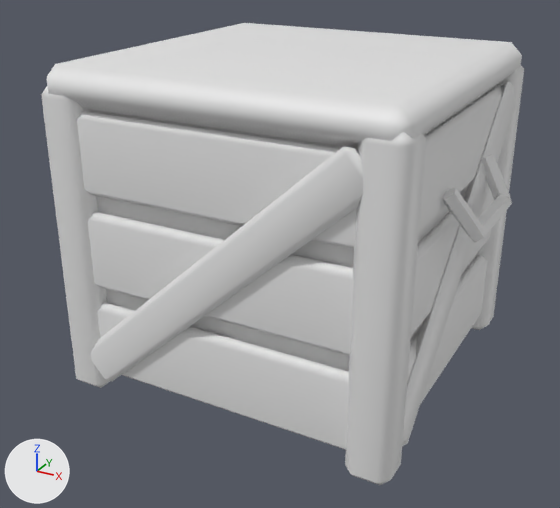
What one commit did to the FBX model Content/TheFinalTake/Meshes/Studio/Props/SM_Prop_PropCrate.fbx.
One viewpoint serves both versions: a camera (50 mm lens) standing at (0.585, -1.134, 0.745) and looking at (-0.016, -0.042, 0.2). The lights are fixed; the arrows at lower left show +X, +Y and +Z. The picture after the commit comes second. Where no turn or scale is listed for an object, it has been applied to the vertices.

Names of what the first picture shows: 'SM_Prop_PropCrate'.
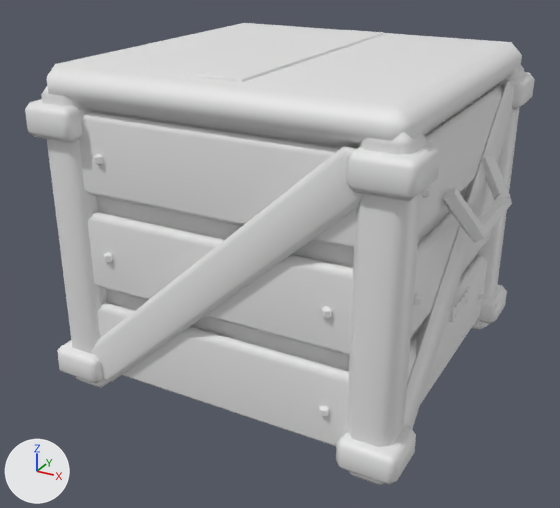
Patch to the scene script:
```diff
--- a/Content/TheFinalTake/Meshes/Studio/Props/SM_Prop_PropCrate.fbx.py
+++ b/Content/TheFinalTake/Meshes/Studio/Props/SM_Prop_PropCrate.fbx.py
@@ me_sm_prop_propcrate_001 @@
 # used by ob_sm_prop_propcrate; location = (0.0, 0.0, 0.0)
-me_sm_prop_propcrate_001.from_pydata(...)  # 600 vertices, 1104 faces; spans x -0.343..0.343, y -0.296..0.296, z -0.011..0.541
+me_sm_prop_propcrate_001.from_pydata(...)  # 1824 vertices, 3396 faces; spans x -0.343..0.343, y -0.312..0.312, z -0.011..0.545
+# me_sm_prop_propcrate_001 part 1: a new loose piece, a UV sphere (6 segments, 3 rings, poles along z) spanning x 0.277..0.291, y -0.198..-0.182, z 0.401..0.419, in mat_m_ft_vertex (white #e7e7e7)
+# me_sm_prop_propcrate_001 part 2: a new loose piece, a UV sphere (6 segments, 3 rings, poles along z) spanning x 0.183..0.197, y -0.292..-0.276, z 0.081..0.099, in mat_m_ft_vertex (white #e7e7e7)
+# me_sm_prop_propcrate_001 part 3: a new loose piece, a UV sphere (6 segments, 3 rings, poles along z) spanning x 0.183..0.197, y -0.292..-0.276, z 0.241..0.259, in mat_m_ft_vertex (white #e7e7e7)
+# me_sm_prop_propcrate_001 part 4: a new loose piece, a UV sphere (6 segments, 3 rings, poles along z) spanning x -0.197..-0.183, y -0.292..-0.276, z 0.241..0.259, in mat_m_ft_vertex (white #e7e7e7)
+# me_sm_prop_propcrate_001 part 5: a new loose piece, a UV sphere (6 segments, 3 rings, poles along z) spanning x -0.197..-0.183, y -0.292..-0.276, z 0.401..0.419, in mat_m_ft_vertex (white #e7e7e7)
+# me_sm_prop_propcrate_001 part 6: 664 vertices added at x 0.218..0.312, y -0.312..0.311, z 0.013..0.172
+# me_sm_prop_propcrate_001 part 7: 144 vertices added at x -0.311..0.312, y -0.312..0.312, z 0.283..0.545
+# me_sm_prop_propcrate_001 part 8: 24 vertices added at x -0.311..-0.219, y -0.311..-0.219, z 0.014..0.066
+# other edits to the shape of me_sm_prop_propcrate_001 do not show in these pictures
 me_sm_prop_propcrate_001.materials.append(mat_m_ft_vertex)
```

Where the change shows, as pixel boxes [x1, y1, x2, y2] in the pictures (560 x 508 px):
'SM_Prop_PropCrate', reshaped
    before: [41, 23, 524, 485]
    after: [25, 23, 535, 485]
part 1 of me_sm_prop_propcrate_001, added
    after: [422, 186, 431, 198]
part 2 of me_sm_prop_propcrate_001, added
    after: [319, 405, 329, 416]
part 3 of me_sm_prop_propcrate_001, added
    after: [321, 306, 332, 318]
part 4 of me_sm_prop_propcrate_001, added
    after: [103, 252, 113, 262]
part 5 of me_sm_prop_propcrate_001, added
    after: [93, 153, 104, 165]
part 6 of me_sm_prop_propcrate_001, added
    after: [336, 285, 507, 484]
part 7 of me_sm_prop_propcrate_001, added
    after: [25, 30, 535, 201]
part 8 of me_sm_prop_propcrate_001, added
    after: [57, 340, 104, 383]
